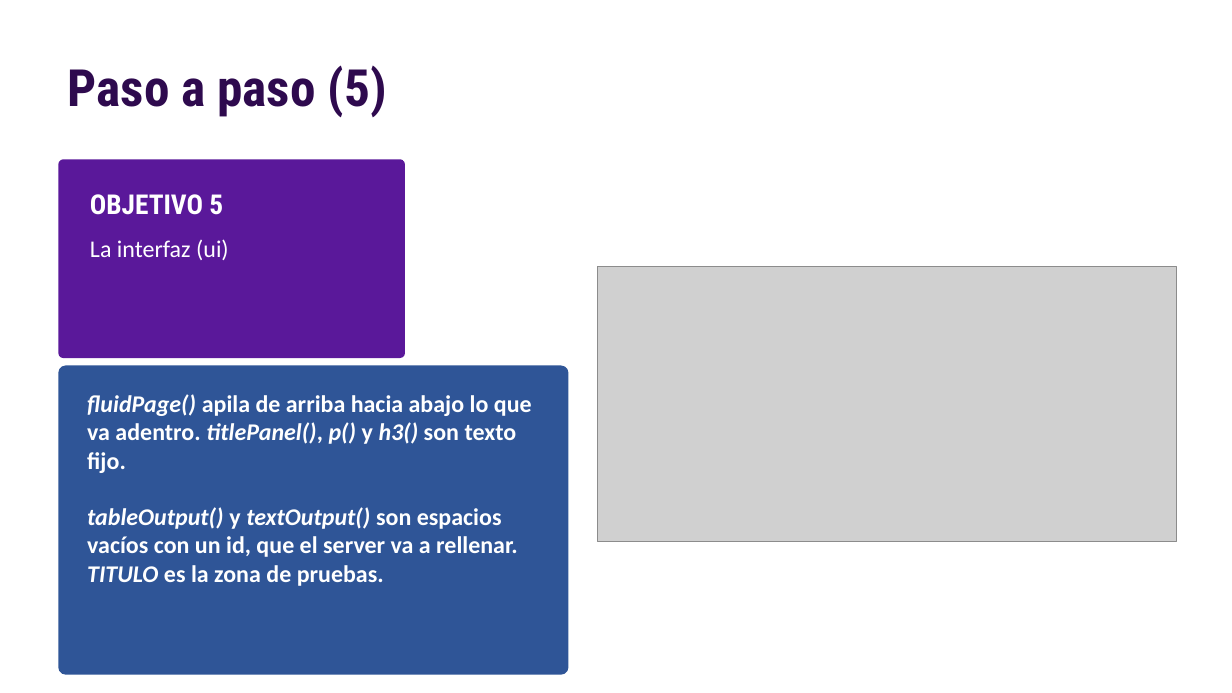
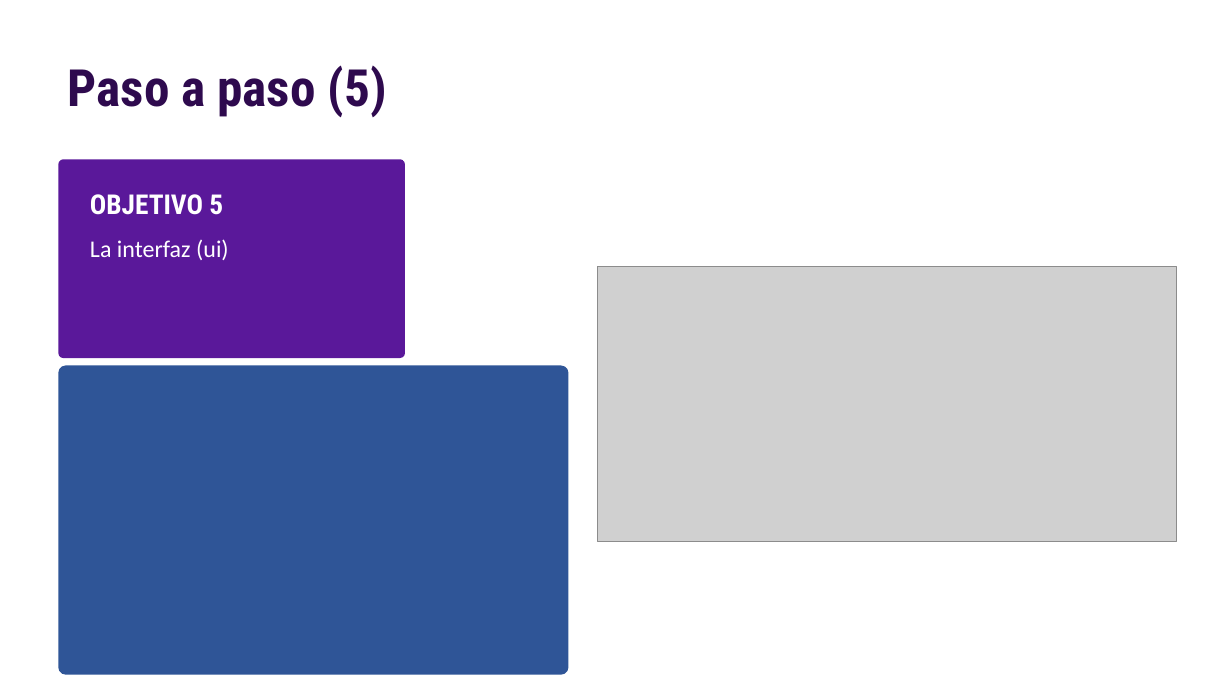
Before and after one commit to nahura99/visualizacion_datos_shiny, a slide deck: slide 16 of clase1/clase1.pptx (slide 15 before the commit). Drawn at 1232x693 pixels with LibreOffice and Linux fonts; fonts in the diff are those of the drawing; grey boxes stand for pictures. Boxes give left, top, right and bottom in pixels: in the first picture for what was removed or moved away, otherwise in the second. Text is boxed around its words. In the diff, an @@ line names an element or a change of style, - is before the commit and + after.

```diff
--- a/clase1/clase1.pptx
+++ b/clase1/clase1.pptx
@@ text removed at [87, 394, 532, 586] @@
-fluidPage() apila de arriba hacia abajo lo que va adentro. titlePanel(), p() y h3() son texto fijo.
-tableOutput() y textOutput() son espacios vacíos con un id, que el server va a rellenar. TITULO es la zona de pruebas.
```
Also in this commit, not shown: 1 other slide changed, 1 slide added, 1 other file.
